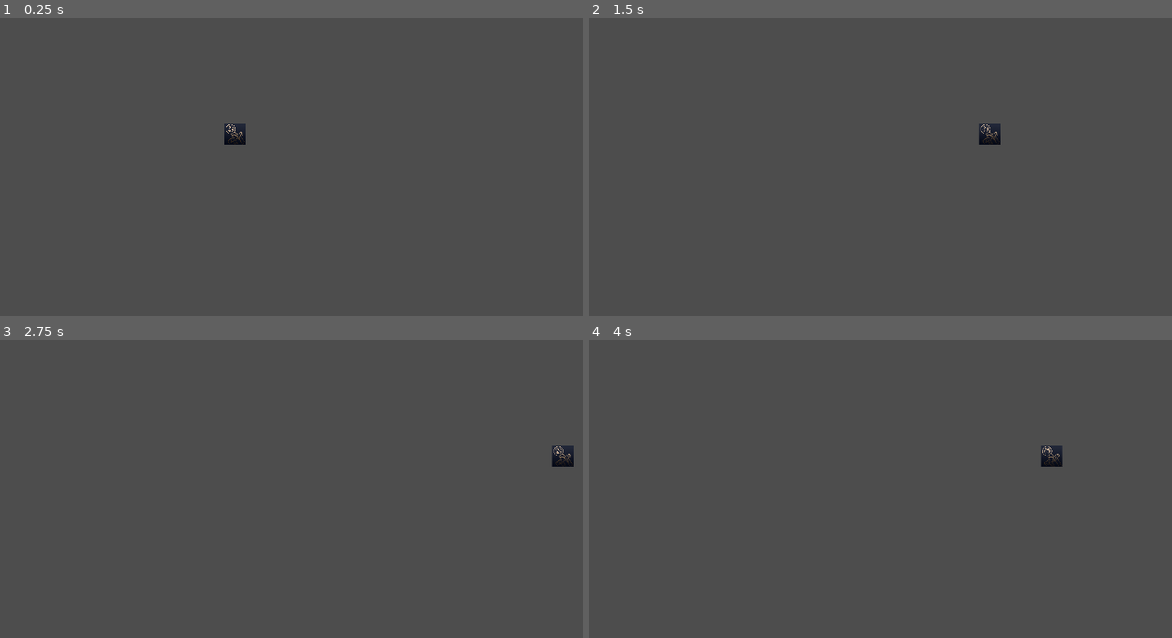
Above: before the commit, frames 1-4 (two rows, left to right).
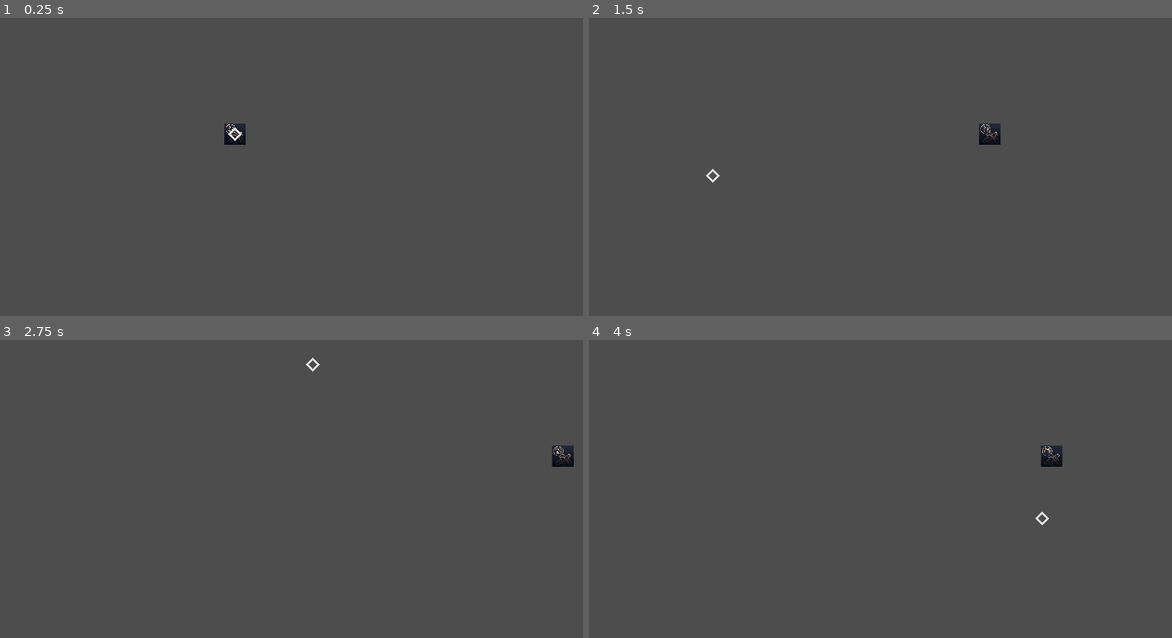
Above: after the commit, the same moments.

Repository: TheRealComedian/sam-pj16
Game: Godot game, scene res://scenes/game.tscn
The game is run twice, just before and just after one commit, with the same random seed, the same clock (stepped at 60 frames per second) and the same inputs.
Inputs (mouse positions are in pixels of both pictures, inside the frame that each line leads up to):
- Up to frame 1 (0.25 s): no input
- Up to frame 2 (1.5 s): tap Enter at 0.5 s; move the mouse to (985, 113) at 0.52 s; hold D (move_right) 0.53-1.25 s; hold Ctrl 0.53-1.25 s; click (985, 113) at 0.67 s; drag from (676, 155) to (787, 217) at 1.27 s
- Up to frame 3 (2.75 s): tap Space at 2 s; move the mouse to (308, 363) at 2.02 s; hold D (move_right) from 2.03 s (still down); tap Z at 2.1 s; click (308, 363) at 2.17 s
- Up to frame 4 (4 s): release D (move_right) at 2.75 s; drag from (787, 539) to (600, 393) at 2.77 s; tap Enter at 3.5 s; move the mouse to (1043, 518) at 3.52 s; hold A (move_left) from 3.53 s (still down); tap Tab at 3.6 s; click (1043, 518) at 3.67 s

The runs differ from the first frame. In frame 1, less than 0.1% of the frame differs, in the area x 39-42%, y 36-42%; in frame 2, less than 0.1%; in frame 3, less than 0.1%, in the area x 52-55%, y 5-11%; in frame 4, less than 0.1%.

Commit message:
added cursor marker
as well as code to get a rotation value to orient something to the cursor later on

Diff:
--- a/scenes/entities/player/player.gd
+++ b/scenes/entities/player/player.gd
@@ -2,6 +2,14 @@
 
 @export var input_disabled: bool = false
 @export var movement_speed: int = 600
+@onready var cursor: AnimatedSprite2D = $Cursor
+@onready var cursor_ray: RayCast2D = $CursorFacing
+
+## rotation angle to orient something towards the cursor
+##NOTE: default resting position is facing right (0.0)
+var angle_to_cursor: float:
+	get():
+		return self.get_angle_to(get_global_mouse_position())
 
 func _ready():
 	if Global.player:
@@ -10,7 +18,11 @@
 	Global.player = self
 
 func _physics_process(_delta):
-	if input_disabled: return
-	var input_direction = Input.get_vector("move_left", "move_right", "move_up", "move_down")
-	self.velocity = input_direction * movement_speed
-	move_and_slide()
+	cursor.global_position = get_global_mouse_position()
+	# Placeholder visual to show what direction a weapon would be facing
+	cursor_ray.rotation = angle_to_cursor
+
+	if !input_disabled:
+		var input_direction = Input.get_vector("move_left", "move_right", "move_up", "move_down")
+		self.velocity = input_direction * movement_speed
+		move_and_slide()
--- a/scenes/entities/player/player.tscn
+++ b/scenes/entities/player/player.tscn
@@ -1,7 +1,23 @@
-[gd_scene load_steps=3 format=3 uid="uid://c4xyjdvy1qpyx"]
+[gd_scene load_steps=6 format=3 uid="uid://c4xyjdvy1qpyx"]
 
 [ext_resource type="Script" path="res://scenes/entities/player/player.gd" id="1_3evo7"]
 [ext_resource type="Texture2D" uid="uid://b1avblrivak0m" path="res://icon.png" id="2_2idmq"]
+[ext_resource type="Texture2D" uid="uid://dk3rnrcrrw8yr" path="res://assets/godot/icons/State.png" id="3_sc85x"]
+
+[sub_resource type="AtlasTexture" id="AtlasTexture_jk3v1"]
+atlas = ExtResource("3_sc85x")
+region = Rect2(0, 0, 256, 256)
+
+[sub_resource type="SpriteFrames" id="SpriteFrames_momce"]
+animations = [{
+"frames": [{
+"duration": 1.0,
+"texture": SubResource("AtlasTexture_jk3v1")
+}],
+"loop": true,
+"name": &"default",
+"speed": 5.0
+}]
 
 [node name="Player" type="CharacterBody2D"]
 motion_mode = 1
@@ -10,3 +26,10 @@
 [node name="Sprite2D" type="Sprite2D" parent="."]
 scale = Vector2(0.142427, 0.142427)
 texture = ExtResource("2_2idmq")
+
+[node name="Cursor" type="AnimatedSprite2D" parent="."]
+scale = Vector2(0.142427, 0.142427)
+sprite_frames = SubResource("SpriteFrames_momce")
+
+[node name="CursorFacing" type="RayCast2D" parent="."]
+target_position = Vector2(128, 0)
